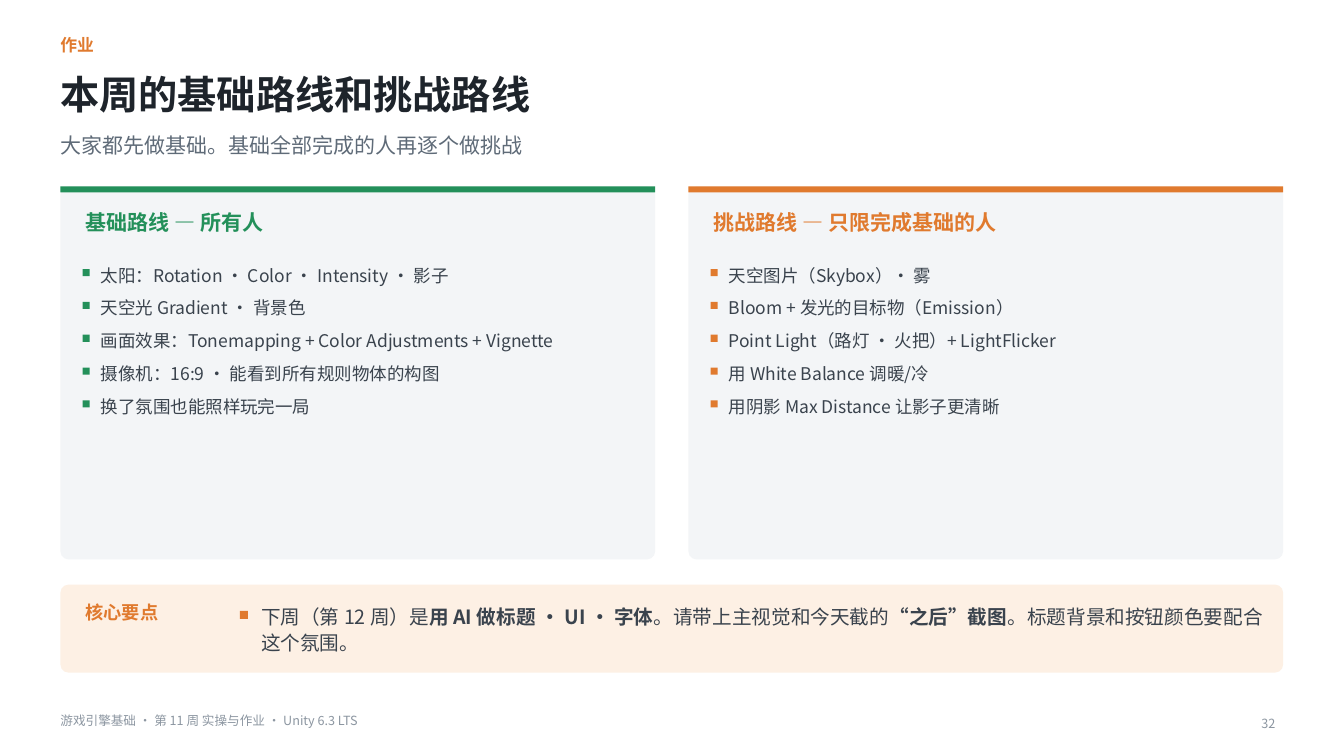
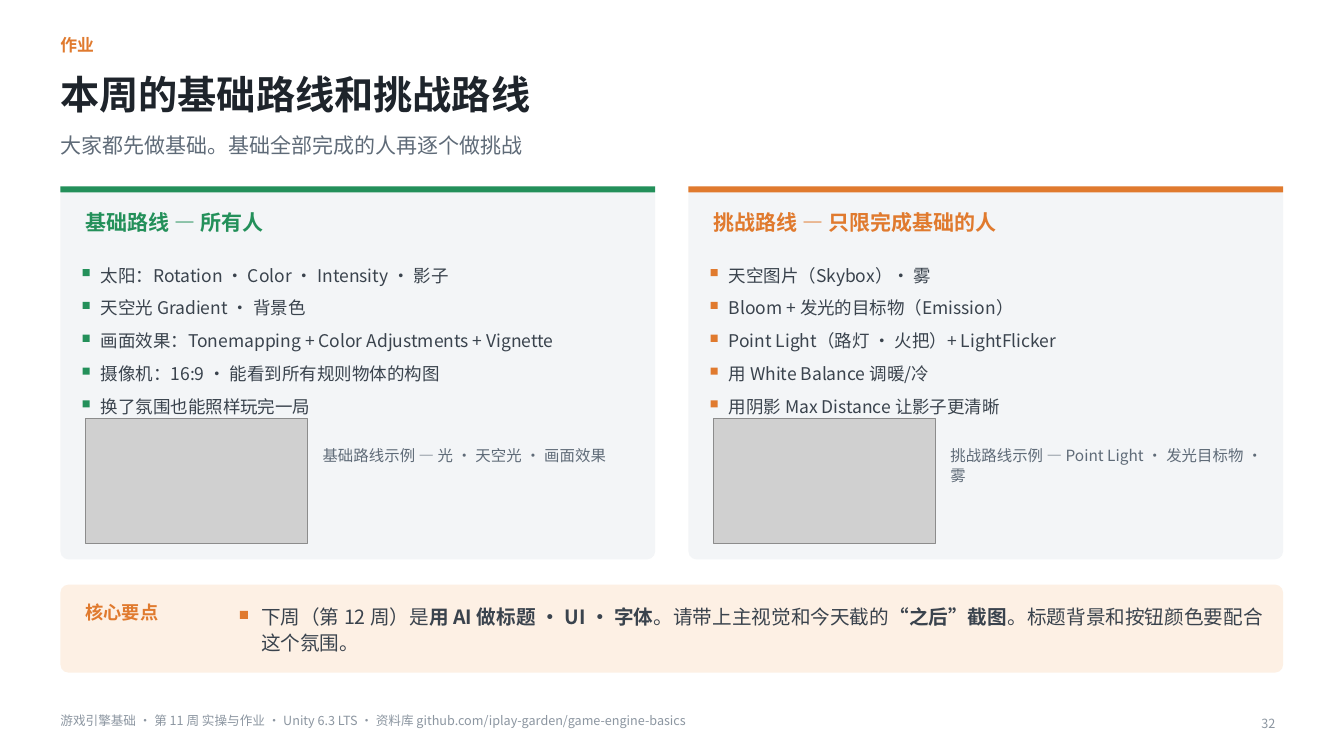
Before and after one commit to iplay-garden/game-engine-basics, a slide deck: slide 32 of 11주차/简体中文/游戏引擎基础_第11周_实操与作业指南_简体中文.pptx. Drawn at 1344x756 pixels with LibreOffice and Linux fonts; fonts in the diff are those of the drawing; grey boxes stand for pictures. Boxes give left, top, right and bottom in pixels: in the first picture for what was removed or moved away, otherwise in the second. Text is boxed around its words. In the diff, an @@ line names an element or a change of style, - is before the commit and + after.

```diff
--- a/11주차/简体中文/游戏引擎基础_第11周_实操与作业指南_简体中文.pptx
+++ b/11주차/简体中文/游戏引擎基础_第11周_实操与作业指南_简体中文.pptx
@@ picture added at (86, 418, 308, 543) @@
@@ picture added at (714, 418, 936, 543) @@
@@ text added at (323, 448, 606, 462), 11 pt, text #5F6B78 @@
+基础路线示例 — 光 · 天空光 · 画面效果
@@ text added at (950, 448, 1243, 482), 11 pt, text #5F6B78 @@
+挑战路线示例 — Point Light · 发光目标物 · 雾
@@ text at (60, 714, 685, 728): text changed @@
-游戏引擎基础 · 第 11 周 实操与作业 · Unity 6.3 LTS
+游戏引擎基础 · 第 11 周 实操与作业 · Unity 6.3 LTS · 资料库 github.com/iplay-garden/game-engine-basics
```
Also in this commit, not shown: 32 other slides changed, 14 other files.
